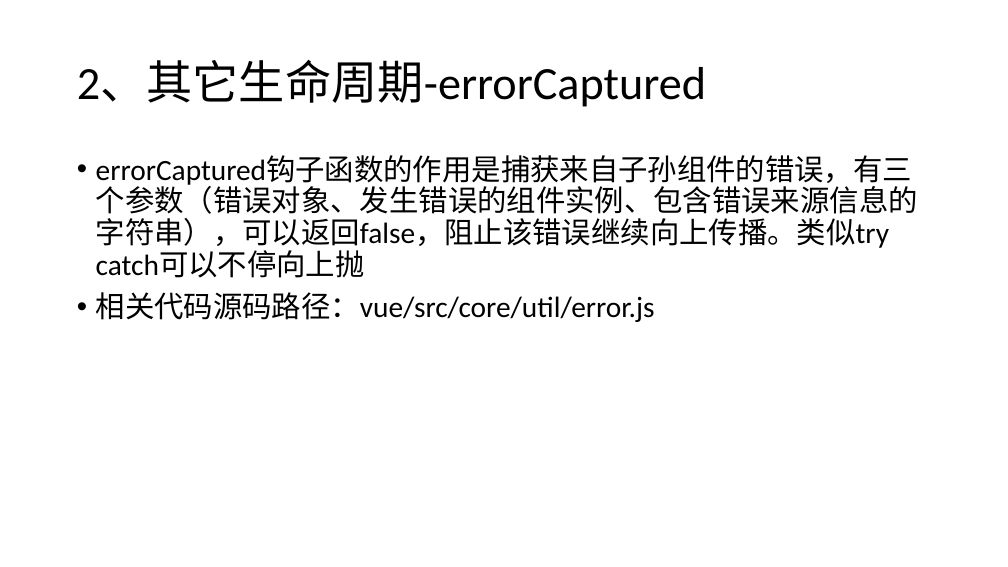
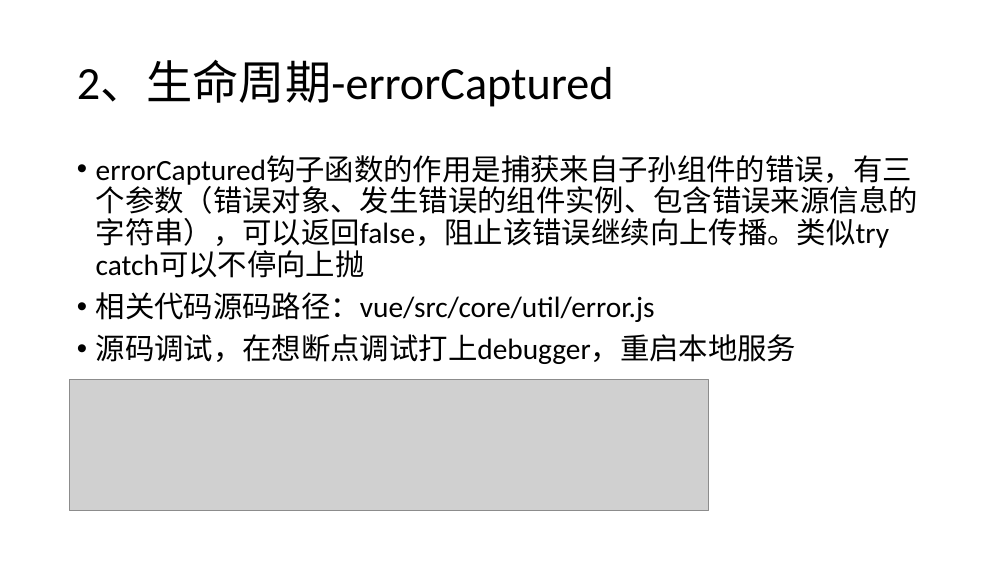
Before and after one commit to liwenxin-jam/vuecli3-starter, a slide deck: slide 12 of doc/vue.pptx. Drawn at 1008x567 pixels with LibreOffice and Linux fonts; fonts in the diff are those of the drawing; grey boxes stand for pictures. Boxes give left, top, right and bottom in pixels: in the first picture for what was removed or moved away, otherwise in the second. Text is boxed around its words. In the diff, an @@ line names an element or a change of style, - is before the commit and + after.

```diff
--- a/doc/vue.pptx
+++ b/doc/vue.pptx
@@ title at (x1=77, y1=61, x2=614, y2=107): text changed @@
-2、其它生命周期-errorCaptured
+2、生命周期-errorCaptured
@@ text at (x1=96, y1=334, x2=797, y2=364): paragraph added @@
+• 源码调试，在想断点调试打上debugger，重启本地服务
@@ picture added at (x1=70, y1=380, x2=709, y2=511) @@
```
Also in this commit, not shown: 16 other slides changed, 2 slides added, 1 slide removed, 1 other file.
